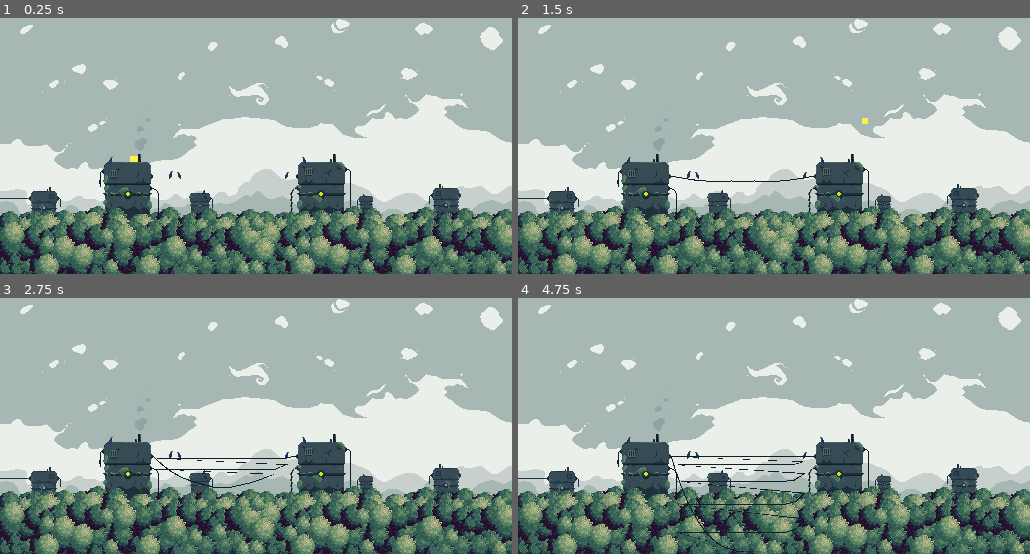
Above: before the commit, frames 1-4 (two rows, left to right).
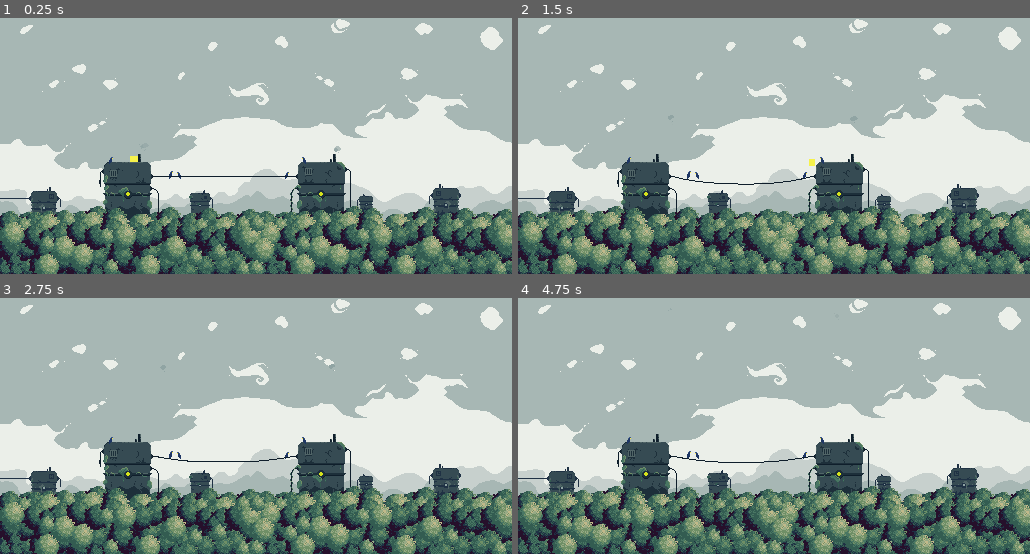
Above: after the commit, the same moments.

Repository: O-K-M-K/Godot-4-RopeMovement
Game: Godot game, scene res://World/World.tscn
Same seed, same stepped clock (60 frames per second), same inputs: the game is played once before the commit and once after it.
Inputs (mouse positions are in pixels of both pictures, inside the frame that each line leads up to):
- Up to frame 1 (0.25 s): no input
- Up to frame 2 (1.5 s): move the mouse to (886, 133) at 0.52 s; hold Right (ui_right) from 0.53 s (still down); click (886, 133) at 0.67 s; tap Space (jump) at 0.77 s; move the mouse to (671, 158) at 1.27 s; click (671, 158) at 1.42 s
- Up to frame 3 (2.75 s): tap Space (jump) at 1.52 s; move the mouse to (307, 369) at 2.02 s; release Right (ui_right) at 2.03 s; hold Left (ui_left) from 2.03 s (still down); click (307, 369) at 2.17 s
- Up to frame 4 (4.75 s): move the mouse to (748, 477) at 2.77 s; release Left (ui_left) at 2.78 s; hold Right (ui_right) 2.78-4.28 s; click (748, 477) at 2.92 s; tap Space (jump) at 3.02, 3.77, 4.52 s; move the mouse to (927, 464) at 3.52 s; click (927, 464) at 3.67 s; move the mouse to (620, 387) at 4.27 s; hold Left (ui_left) from 4.28 s (still down); click (620, 387) at 4.42 s

The runs differ from the first frame. In frame 1, 0.1% of the frame differs, in the area x 29-67%, y 50-63%; in frame 2, 0.2%; in frame 3, 0.4%; in frame 4, 0.9%, in the area x 29-57%, y 61-100%.

Commit message:
smoke particles

Diff:
--- a/Assets/RopePiece.tscn
+++ b/Assets/RopePiece.tscn
@@ -3,7 +3,7 @@
 [ext_resource type="Script" path="res://Assets/rope_peice.gd" id="1_6e3gb"]
 
 [sub_resource type="CapsuleShape2D" id="CapsuleShape2D_nqgk8"]
-radius = 2.0
+radius = 0.7
 height = 12.0
 
 [node name="RopePeice" type="RigidBody2D"]
@@ -20,6 +20,7 @@
 
 [node name="J" type="PinJoint2D" parent="C"]
 position = Vector2(0, 6)
+scale = Vector2(0.65, 0.65)
 bias = 0.245
 softness = 0.1
 
--- /dev/null
+++ b/Assets/SmokeParticles.tscn
@@ -0,0 +1,105 @@
+[gd_scene load_steps=15 format=3 uid="uid://dec1ws0mp6jwo"]
+
+[ext_resource type="Texture2D" uid="uid://dlisdo5himkio" path="res://PixelArt/Smoke/Sprite-0006.png" id="2_jy8eg"]
+[ext_resource type="Texture2D" uid="uid://dmnvc2x0xb8rq" path="res://PixelArt/Smoke/Sprite-0008.png" id="3_qvghm"]
+
+[sub_resource type="CanvasItemMaterial" id="CanvasItemMaterial_k664l"]
+particles_animation = true
+particles_anim_h_frames = 8
+particles_anim_v_frames = 1
+particles_anim_loop = false
+
+[sub_resource type="Curve" id="Curve_sfsyr"]
+_data = [Vector2(0, 0.497942), 0.0, 0.0281503, 0, 0, Vector2(0.10865, 1), 0.0, 0.0, 0, 0, Vector2(0.496836, 1), 0.0, 0.0, 0, 0, Vector2(1, 0), -1.4614, 0.0, 0, 0]
+point_count = 4
+
+[sub_resource type="CurveTexture" id="CurveTexture_7wvni"]
+curve = SubResource("Curve_sfsyr")
+
+[sub_resource type="Curve" id="Curve_lael1"]
+min_value = -1.0
+_data = [Vector2(0, 0.102906), 0.0, -0.144389, 0, 0, Vector2(1, -0.101695), -0.406912, 0.0, 0, 0]
+point_count = 2
+
+[sub_resource type="CurveXYZTexture" id="CurveXYZTexture_ufkmu"]
+curve_y = SubResource("Curve_lael1")
+
+[sub_resource type="Curve" id="Curve_cxj5b"]
+min_value = -1.0
+_data = [Vector2(0, 0.663196), 0.0, 0.0, 0, 0, Vector2(1, -0.633656), 0.0, 0.0, 0, 0]
+point_count = 2
+
+[sub_resource type="CurveTexture" id="CurveTexture_o13qq"]
+curve = SubResource("Curve_cxj5b")
+
+[sub_resource type="ParticleProcessMaterial" id="ParticleProcessMaterial_ynk7r"]
+lifetime_randomness = 0.37
+particle_flag_disable_z = true
+emission_shape = 3
+emission_box_extents = Vector3(5, 1, 1)
+direction = Vector3(0, -1, 0)
+initial_velocity_min = 5.0
+initial_velocity_max = 5.0
+directional_velocity_min = -250.0
+directional_velocity_max = -250.0
+directional_velocity_curve = SubResource("CurveXYZTexture_ufkmu")
+orbit_velocity_min = -0.2
+orbit_velocity_max = 0.2
+orbit_velocity_curve = SubResource("CurveTexture_o13qq")
+gravity = Vector3(0, -10, 0)
+tangential_accel_min = -5.24
+tangential_accel_max = 1.76
+alpha_curve = SubResource("CurveTexture_7wvni")
+anim_speed_min = 0.5
+anim_speed_max = 1.0
+anim_offset_max = 0.4
+
+[sub_resource type="CanvasItemMaterial" id="CanvasItemMaterial_b40tn"]
+particles_animation = true
+particles_anim_h_frames = 7
+particles_anim_v_frames = 1
+particles_anim_loop = false
+
+[sub_resource type="Curve" id="Curve_qjkc8"]
+_data = [Vector2(0, 0.790678), 0.0, 0.0, 0, 0, Vector2(0.220464, 0), 0.0, 0.0, 0, 0]
+point_count = 2
+
+[sub_resource type="CurveTexture" id="CurveTexture_ipf3g"]
+curve = SubResource("Curve_qjkc8")
+
+[sub_resource type="ParticleProcessMaterial" id="ParticleProcessMaterial_wr5pv"]
+lifetime_randomness = 0.11
+particle_flag_disable_z = true
+direction = Vector3(0, -1, 0)
+initial_velocity_min = 20.0
+initial_velocity_max = 25.0
+orbit_velocity_min = -0.2
+orbit_velocity_max = 0.2
+orbit_velocity_curve = SubResource("CurveTexture_o13qq")
+gravity = Vector3(0, -10, 0)
+tangential_accel_min = -5.24
+tangential_accel_max = 1.76
+alpha_curve = SubResource("CurveTexture_ipf3g")
+anim_speed_min = 2.0
+anim_speed_max = 3.0
+anim_offset_max = 0.2702
+
+[node name="Node2D" type="Node2D"]
+
+[node name="GPUParticles2D2" type="GPUParticles2D" parent="."]
+material = SubResource("CanvasItemMaterial_k664l")
+amount = 1
+process_material = SubResource("ParticleProcessMaterial_ynk7r")
+texture = ExtResource("2_jy8eg")
+lifetime = 5.0
+speed_scale = 0.75
+randomness = 0.15
+
+[node name="GPUParticles2D3" type="GPUParticles2D" parent="."]
+material = SubResource("CanvasItemMaterial_b40tn")
+amount = 2
+process_material = SubResource("ParticleProcessMaterial_wr5pv")
+texture = ExtResource("3_qvghm")
+lifetime = 7.0
+speed_scale = 0.75
+randomness = 0.15
--- a/Player/Player.gd
+++ b/Player/Player.gd
@@ -145,6 +145,7 @@
 	if (is_jumping and velocity.y < 0) and velocity.y > jump_gravity_max:
 		applied_gravity = 0
 
+
 	# Lower the gravity at the peak of our jump (where velocity is the smallest)
 	if is_jumping and abs(velocity.y) < jump_hang_treshold:
 		applied_gravity *= jump_hang_gravity_mult
@@ -159,16 +160,15 @@
 	jump_buffer_timer -= delta
 
 
-
 func _on_rope_detector_body_entered(body: RopePiece) -> void:
-
 	attached_rope = body.parent
 	attached_rope.player_applied_force = mass * gravity_acceleration/100
 	attached_rope_part_id = body.id
 	attached_rope.active_rope_id = attached_rope_part_id
 
 
+
 func _on_rope_detector_body_exited(body: RopePiece) -> void:
 	attached_rope = body.parent
-	attached_rope_part_id = -INF
+	attached_rope_part_id = -1
 	attached_rope.active_rope_id = attached_rope_part_id
--- a/Player/Player.tscn
+++ b/Player/Player.tscn
@@ -48,8 +48,8 @@
 "Land": SubResource("4")
 }
 
-[sub_resource type="CircleShape2D" id="CircleShape2D_lsb53"]
-radius = 16.0
+[sub_resource type="RectangleShape2D" id="RectangleShape2D_7tcad"]
+size = Vector2(32, 19)
 
 [node name="Player" type="CharacterBody2D" groups=["Player"]]
 z_index = 10
@@ -100,8 +100,8 @@
 collision_mask = 4
 
 [node name="CollisionShape2D" type="CollisionShape2D" parent="RopeDetector"]
-position = Vector2(0, 16)
-shape = SubResource("CircleShape2D_lsb53")
+position = Vector2(0, 15.5)
+shape = SubResource("RectangleShape2D_7tcad")
 
 [connection signal="body_entered" from="RopeDetector" to="." method="_on_rope_detector_body_entered"]
 [connection signal="body_exited" from="RopeDetector" to="." method="_on_rope_detector_body_exited"]
--- a/Rope.gd
+++ b/Rope.gd
@@ -4,11 +4,12 @@
 var RopePiece = preload("res://Assets/RopePiece.tscn")
 var piece_length := 12.0
 var rope_parts := []
-var rope_close_tolerance := 4.0
+var rope_parts_dict := {}
+var rope_close_tolerance := 3.0
 var rope_points : PackedVector2Array = []
 var rope_colors: PackedColorArray = []
 
-var active_rope_id := -INF : set = set_active_rope_id
+var active_rope_id := -1 : set = set_active_rope_id
 
 var color1 := Color("#0f1e2b")
 
@@ -22,20 +23,40 @@
 
 
 func set_active_rope_id(value:int):
+
 	#i need to make it more efficient - hash table maybe? gotta be better than a list...
 	if active_rope_id != value:
 		active_rope_id = value
-		if active_rope_id == -INF:
+		if active_rope_id == -1:
+			print("deactivating")
 			for i in rope_parts:
 				(i as RigidBody2D).mass = deafult_mass
 		else:
-			for i in len(rope_parts):
-				if i == active_rope_id:
-					(rope_parts[i] as RigidBody2D).mass = player_applied_force
-				else:
-					(rope_parts[i] as RigidBody2D).mass = deafult_mass
+			(rope_parts[active_rope_id] as RigidBody2D).mass = player_applied_force
+			#for i in len(rope_parts):
+				#if i == active_rope_id:
+					#(rope_parts[i] as RigidBody2D).mass = player_applied_force
+				#else:
+					#(rope_parts[i] as RigidBody2D).mass = deafult_mass
+
+func set_active_rope_dict_id(value: int):
+	if active_rope_id != value:
+		active_rope_id = value
+		if active_rope_id == -INF:
+			for i in rope_parts_dict.values():
+				(i as RigidBody2D).mass = deafult_mass
+		else:
+			if active_rope_id < 0:
+				return
+
+
+			(rope_parts_dict[str(active_rope_id)] as RigidBody2D).mass = player_applied_force * 100
+			for i in rope_parts_dict.keys():
+				if i != str(active_rope_id):
+					(rope_parts_dict[str(active_rope_id)] as RigidBody2D).mass = deafult_mass
 
 func _ready():
+	print("Ready fuction on rope")
 	rope_start_piece.set_freeze_enabled(true)
 	rope_end_piece.set_freeze_enabled(true)
 	#spawn_rope(rope_start_piece.global_position, rope_end_piece.global_position+Vector2(20,0))
@@ -48,6 +69,7 @@
 		queue_redraw()
 
 func spawn_rope(start_pos:Vector2, end_pos:Vector2):
+	print("Spawn rope called")
 	rope_start_piece.global_position = start_pos
 	rope_end_piece.global_position = end_pos
 	start_pos = rope_start_joint.global_position
@@ -67,6 +89,7 @@
 		parent = add_piece(parent, i, spawn_angle)
 		parent.set_name("rope_piece_"+str(i))
 		rope_parts.append(parent)
+		rope_parts_dict[str(i)] = parent
 
 		var joint_pos = parent.get_node("C/J").global_position
 		if joint_pos.distance_to(end_pos) < rope_close_tolerance:
--- a/World/PixilScene1.tscn
+++ b/World/PixilScene1.tscn
@@ -38,6 +38,7 @@
 texture = ExtResource("8_2sh0r")
 
 [node name="Smog" type="Sprite2D" parent="."]
+visible = false
 texture = ExtResource("9_u78wj")
 
 [node name="FgLeaves" type="Sprite2D" parent="."]
--- a/World/RopeController.gd
+++ b/World/RopeController.gd
@@ -2,32 +2,19 @@
 extends Node2D
 
 var Rope = preload("res://Assets/Rope.tscn")
+
+@export var rope_collosion_height = Vector2(0,-12)
 @onready var start_node = $StartPoint
 @onready var end_node = $EndPoint
+
 var start_pos := Vector2.ZERO
 var end_pos := Vector2.ZERO
-@export var rope_collosion_height = Vector2(0,-12)
-
-var temp_rope = null
-
 
 func _ready() -> void:
 	start_pos = start_node.global_position + rope_collosion_height
 	end_pos = end_node.global_position + rope_collosion_height
 
-	temp_rope = Rope.instantiate()
-	add_sibling.call_deferred(temp_rope)
-	#rope.get_stuff(start_pos, end_pos)
-	#temp_rope.spawn_rope(start_pos, end_pos)
-
-
-
-
-func _input(event: InputEvent) -> void:
-	if event is InputEventMouseButton and !event.is_pressed():
-		temp_rope.spawn_rope(start_pos, end_pos)
-		#var rope = Rope.instantiate()
-		#add_sibling(rope)
-		#rope.spawn_rope(start_pos, end_pos)
-		#start_pos = Vector2.ZERO
-		#end_pos = Vector2.ZERO
+	var rope = Rope.instantiate()
+	add_sibling.call_deferred(rope)
+	await rope.ready
+	rope.spawn_rope(start_pos, end_pos)
--- a/World/World.gd
+++ b/World/World.gd
@@ -9,16 +9,6 @@
 func _input(event: InputEvent) -> void:
 	if Input.is_action_just_pressed("ui_cancel"):
 		swap_fullscreen_mode()
-	#if event is InputEventMouseButton and !event.is_pressed():
-		#if start_pos == Vector2.ZERO:
-			#start_pos = get_global_mouse_position()
-		#elif end_pos == Vector2.ZERO:
-			#end_pos = get_global_mouse_position()
-			#var rope = Rope.instantiate()
-			#add_child(rope)
-			#rope.spawn_rope(start_pos, end_pos)
-			#start_pos = Vector2.ZERO
-			#end_pos = Vector2.ZERO
 
 func swap_fullscreen_mode():
 	if DisplayServer.window_get_mode() == DisplayServer.WINDOW_MODE_FULLSCREEN:
--- a/World/World.tscn
+++ b/World/World.tscn
@@ -7,6 +7,7 @@
 [ext_resource type="PackedScene" uid="uid://cqindn5hr3fl7" path="res://Platforms/CirclePlatform.tscn" id="6"]
 [ext_resource type="PackedScene" uid="uid://drqjnnshyc0tj" path="res://World/PixilScene1.tscn" id="6_40msu"]
 [ext_resource type="Script" path="res://World/RopeController.gd" id="7_2xcry"]
+[ext_resource type="PackedScene" uid="uid://dec1ws0mp6jwo" path="res://Assets/SmokeParticles.tscn" id="8_hembm"]
 
 [sub_resource type="RectangleShape2D" id="RectangleShape2D_6muqh"]
 size = Vector2(48, 66)
@@ -76,3 +77,9 @@
 
 [node name="EndPoint" type="Node2D" parent="RopeController"]
 position = Vector2(143, 0)
+
+[node name="GPUParticles2D" parent="." instance=ExtResource("8_hembm")]
+position = Vector2(-116, 5)
+
+[node name="GPUParticles2D2" parent="." instance=ExtResource("8_hembm")]
+position = Vector2(78, 8)
Binary file added: PixelArt/Smoke/Sprite-0006.png
Not shown, added: PixelArt/Smoke/Sprite-0006.png.import
Binary file added: PixelArt/Smoke/Sprite-0008.png
Not shown, added: PixelArt/Smoke/Sprite-0008.png.import
Binary file added: PixelArt/Smoke/Sprite-0010.png
Not shown, added: PixelArt/Smoke/Sprite-0010.png.import
Binary file added: PixelArt/Smoke/smoke_sheetAa.png
Not shown, added: PixelArt/Smoke/smoke_sheetAa.png.import
Not shown: 1 places in World/World.tscn that only renumber resources
Not shown, added: Assets/RopF80A.tmp
